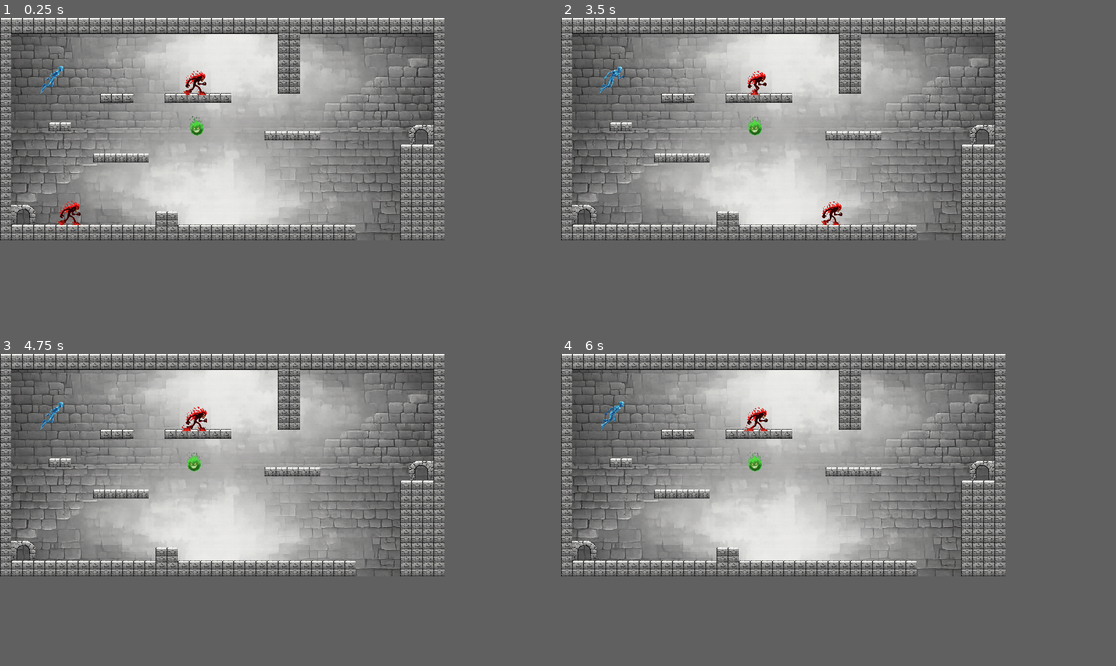
Above: before the commit, frames 1-4 (two rows, left to right).
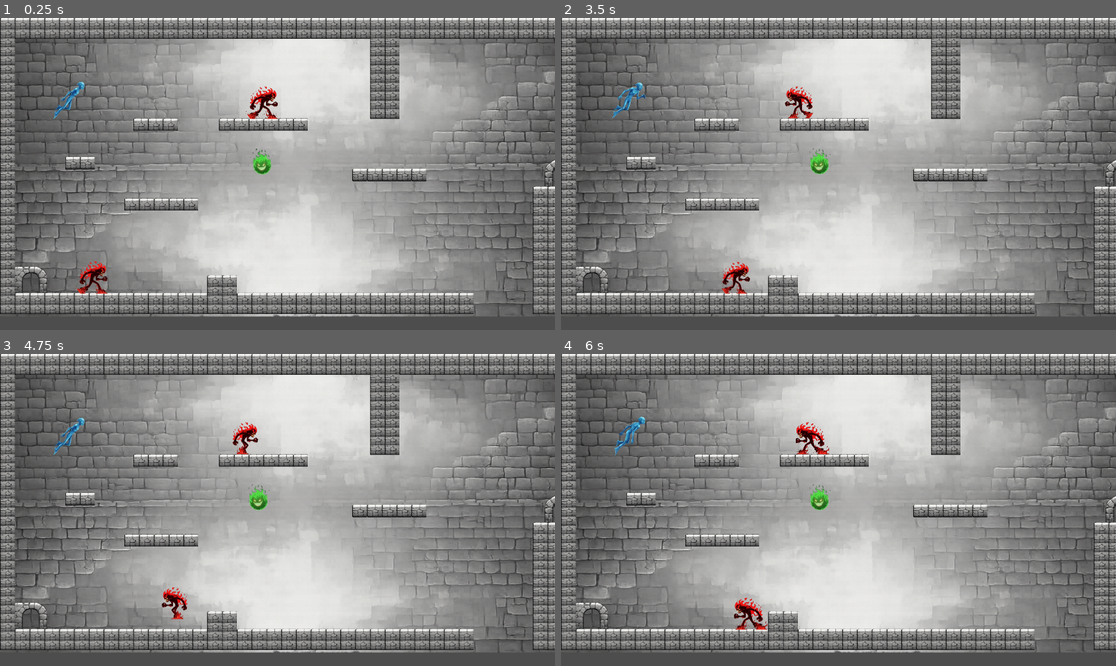
Above: after the commit, the same moments.

Repository: Luciosv/run-mask
Game: Godot game, scene res://scenes/nivel_1.tscn
Same seed, same stepped clock (60 frames per second), same inputs: the game is played once before the commit and once after it. The project has no main scene, so this scene is started directly.
Inputs:
- Up to frame 1 (0.25 s): no input
- Up to frame 2 (3.5 s): hold D (right) 0.53-2.03 s; tap K (blue_color, bound only after the commit) at 0.6, 2.3, 2.85 s; tap Space (jump) at 0.77, 1.52, 3.02 s; tap L (green_color, bound only after the commit) at 0.8, 1.35, 3.05 s; tap J (red_color, bound only after the commit) at 1.55, 2.1 s; hold A (left) 2.03-2.78 s; hold D (right) from 2.78 s (still down)
- Up to frame 3 (4.75 s): tap L (green_color, bound only after the commit) at 3.6 s; tap Space (jump) at 3.77, 4.52 s; tap J (red_color, bound only after the commit) at 3.8, 4.35 s; release D (right) at 4.28 s; hold A (left) from 4.28 s (still down); tap K (blue_color, bound only after the commit) at 4.55 s
- Up to frame 4 (6 s): release A (left) at 5.03 s; hold D (right) 5.03-5.78 s; tap K (blue_color, bound only after the commit) at 5.1 s; tap L (green_color, bound only after the commit) at 5.3, 5.85 s; hold A (left) from 5.78 s (still down)
In our replay, the window is 640x320 before the commit and 799x449 after it. These sizes can differ from the game's own. Grey fills any space a smaller window leaves; there, only what the larger window draws over its background counts as a difference.

The runs differ from the first frame. In frame 1, 70% of the frame differs, in the area x 0-100%, y 0-96%; in frame 2, 70%; in frame 3, 70%; in frame 4, 70%.

Commit message:
enemigo rojo funcionando

Diff:
--- a/project.godot
+++ b/project.godot
@@ -14,10 +14,14 @@
 config/features=PackedStringArray("4.6", "Mobile")
 config/icon="res://icon.svg"
 
+[autoload]
+
+Mask="*uid://5n5isa4idik5"
+
 [display]
 
-window/size/viewport_width=640
-window/size/viewport_height=320
+window/size/viewport_width=1920
+window/size/viewport_height=1080
 
 [input]
 
@@ -38,15 +42,18 @@
 }
 red_color={
 "deadzone": 0.2,
-"events": []
+"events": [Object(InputEventKey,"resource_local_to_scene":false,"resource_name":"","device":-1,"window_id":0,"alt_pressed":false,"shift_pressed":false,"ctrl_pressed":false,"meta_pressed":false,"pressed":false,"keycode":0,"physical_keycode":74,"key_label":0,"unicode":106,"location":0,"echo":false,"script":null)
+]
 }
 blue_color={
 "deadzone": 0.2,
-"events": []
+"events": [Object(InputEventKey,"resource_local_to_scene":false,"resource_name":"","device":-1,"window_id":0,"alt_pressed":false,"shift_pressed":false,"ctrl_pressed":false,"meta_pressed":false,"pressed":false,"keycode":0,"physical_keycode":75,"key_label":0,"unicode":107,"location":0,"echo":false,"script":null)
+]
 }
 green_color={
 "deadzone": 0.2,
-"events": []
+"events": [Object(InputEventKey,"resource_local_to_scene":false,"resource_name":"","device":-1,"window_id":0,"alt_pressed":false,"shift_pressed":false,"ctrl_pressed":false,"meta_pressed":false,"pressed":false,"keycode":0,"physical_keycode":76,"key_label":0,"unicode":108,"location":0,"echo":false,"script":null)
+]
 }
 
 [layer_names]
--- /dev/null
+++ b/scenes/Enemies/red_enemy.tscn
@@ -0,0 +1,66 @@
+[gd_scene format=3 uid="uid://dp20uee87x730"]
+
+[ext_resource type="Script" uid="uid://375e3qtr0yec" path="res://scripts/enemy/red_enemy.gd" id="1_b823v"]
+[ext_resource type="Texture2D" uid="uid://dslgcgopyg55a" path="res://art/Sprites/RedEnemy.png" id="1_bq8jh"]
+
+[sub_resource type="AtlasTexture" id="AtlasTexture_ag084"]
+atlas = ExtResource("1_bq8jh")
+region = Rect2(0, 0, 224, 225)
+
+[sub_resource type="AtlasTexture" id="AtlasTexture_31big"]
+atlas = ExtResource("1_bq8jh")
+region = Rect2(224, 0, 224, 225)
+
+[sub_resource type="AtlasTexture" id="AtlasTexture_yc8pd"]
+atlas = ExtResource("1_bq8jh")
+region = Rect2(448, 0, 224, 225)
+
+[sub_resource type="AtlasTexture" id="AtlasTexture_qm6nr"]
+atlas = ExtResource("1_bq8jh")
+region = Rect2(672, 0, 224, 225)
+
+[sub_resource type="AtlasTexture" id="AtlasTexture_r6w1h"]
+atlas = ExtResource("1_bq8jh")
+region = Rect2(896, 0, 224, 225)
+
+[sub_resource type="SpriteFrames" id="SpriteFrames_b823v"]
+animations = [{
+"frames": [{
+"duration": 1.0,
+"texture": SubResource("AtlasTexture_ag084")
+}, {
+"duration": 1.0,
+"texture": SubResource("AtlasTexture_31big")
+}, {
+"duration": 1.0,
+"texture": SubResource("AtlasTexture_yc8pd")
+}, {
+"duration": 1.0,
+"texture": SubResource("AtlasTexture_qm6nr")
+}, {
+"duration": 1.0,
+"texture": SubResource("AtlasTexture_r6w1h")
+}],
+"loop": true,
+"name": &"Walk",
+"speed": 5.0
+}]
+
+[sub_resource type="CapsuleShape2D" id="CapsuleShape2D_dn13x"]
+radius = 12.0
+height = 38.0
+
+[node name="RedEnemy" type="CharacterBody2D" unique_id=190207833]
+collision_layer = 2
+collision_mask = 5
+script = ExtResource("1_b823v")
+
+[node name="Sprite" type="AnimatedSprite2D" parent="." unique_id=1678906617]
+z_index = 1
+scale = Vector2(0.16517851, 0.1651785)
+sprite_frames = SubResource("SpriteFrames_b823v")
+animation = &"Walk"
+autoplay = "Walk"
+
+[node name="FloorCollision" type="CollisionShape2D" parent="." unique_id=353573449]
+shape = SubResource("CapsuleShape2D_dn13x")
--- a/scenes/nivel_1.tscn
+++ b/scenes/nivel_1.tscn
@@ -4,12 +4,12 @@
 [ext_resource type="Texture2D" uid="uid://okhyvt44jc76" path="res://art/Sprites/Block11.png" id="2_gq86h"]
 [ext_resource type="Texture2D" uid="uid://14fdmvel5nm5" path="res://art/Sprites/Arc.png" id="3_hrsa5"]
 [ext_resource type="Texture2D" uid="uid://bph6deinsjg5h" path="res://art/Sprites/WhatsApp Image 2026-01-30 at 20.17.51.jpeg" id="4_0pjdr"]
-[ext_resource type="Texture2D" uid="uid://dslgcgopyg55a" path="res://art/Sprites/RedEnemy.png" id="5_ag084"]
 [ext_resource type="Texture2D" uid="uid://d1qmsou4gsf8h" path="res://art/Sprites/BlueEnemyV.png" id="6_31big"]
 [ext_resource type="Texture2D" uid="uid://xoobtaohqwxa" path="res://art/Sprites/BlueEnemyIDLE.png" id="7_gnqo2"]
 [ext_resource type="Texture2D" uid="uid://c0iajnfc7u6hi" path="res://art/Sprites/BlueEnemyH.png" id="9_851hy"]
 [ext_resource type="Texture2D" uid="uid://cjfejhgapom6g" path="res://art/Sprites/Diseño sin título (9).png" id="10_31big"]
 [ext_resource type="PackedScene" uid="uid://bacgna3cdssj0" path="res://scenes/player/player.tscn" id="10_gnqo2"]
+[ext_resource type="PackedScene" uid="uid://dp20uee87x730" path="res://scenes/Enemies/red_enemy.tscn" id="10_vwgcu"]
 
 [sub_resource type="TileSetAtlasSource" id="TileSetAtlasSource_67o6f"]
 texture = ExtResource("1_5hr2l")
@@ -3041,49 +3041,6 @@
 [sub_resource type="TileSet" id="TileSet_yc8pd"]
 sources/0 = SubResource("TileSetAtlasSource_851hy")
 
-[sub_resource type="AtlasTexture" id="AtlasTexture_ag084"]
-atlas = ExtResource("5_ag084")
-region = Rect2(0, 0, 224, 225)
-
-[sub_resource type="AtlasTexture" id="AtlasTexture_31big"]
-atlas = ExtResource("5_ag084")
-region = Rect2(224, 0, 224, 225)
-
-[sub_resource type="AtlasTexture" id="AtlasTexture_yc8pd"]
-atlas = ExtResource("5_ag084")
-region = Rect2(448, 0, 224, 225)
-
-[sub_resource type="AtlasTexture" id="AtlasTexture_qm6nr"]
-atlas = ExtResource("5_ag084")
-region = Rect2(672, 0, 224, 225)
-
-[sub_resource type="AtlasTexture" id="AtlasTexture_r6w1h"]
-atlas = ExtResource("5_ag084")
-region = Rect2(896, 0, 224, 225)
-
-[sub_resource type="SpriteFrames" id="SpriteFrames_qx8k3"]
-animations = [{
-"frames": [{
-"duration": 1.0,
-"texture": SubResource("AtlasTexture_ag084")
-}, {
-"duration": 1.0,
-"texture": SubResource("AtlasTexture_31big")
-}, {
-"duration": 1.0,
-"texture": SubResource("AtlasTexture_yc8pd")
-}, {
-"duration": 1.0,
-"texture": SubResource("AtlasTexture_qm6nr")
-}, {
-"duration": 1.0,
-"texture": SubResource("AtlasTexture_r6w1h")
-}],
-"loop": true,
-"name": &"Walk",
-"speed": 5.0
-}]
-
 [sub_resource type="AtlasTexture" id="AtlasTexture_co0c6"]
 atlas = ExtResource("9_851hy")
 region = Rect2(0, 0, 615, 126)
@@ -3181,6 +3138,7 @@
 }]
 
 [node name="Nivel1" type="Node2D" unique_id=514241256]
+scale = Vector2(3.1999996, 3.1999996)
 
 [node name="Scene" type="Node2D" parent="." unique_id=1539172075]
 
@@ -3218,15 +3176,6 @@
 
 [node name="Animations" type="Node2D" parent="." unique_id=1607332355]
 z_index = 1
-
-[node name="Red" type="AnimatedSprite2D" parent="Animations" unique_id=215976010]
-z_index = 1
-position = Vector2(280.00003, 92)
-scale = Vector2(0.16517851, 0.1651785)
-sprite_frames = SubResource("SpriteFrames_qx8k3")
-animation = &"Walk"
-autoplay = "Walk"
-frame_progress = 0.6612537
 
 [node name="Blue" type="AnimatedSprite2D" parent="Animations" unique_id=1445807133]
 position = Vector2(74, 89.00001)
@@ -3248,3 +3197,6 @@
 position = Vector2(99, 268)
 wallJump = true
 inputPauseAfterWallJump = 0.033
+
+[node name="RedEnemy" parent="." unique_id=190207833 instance=ExtResource("10_vwgcu")]
+position = Vector2(283.12506, 90.62501)
--- a/scripts/autoloads/mask.gd
+++ b/scripts/autoloads/mask.gd
@@ -1,9 +1,27 @@
-extends Node
+class_name MaskManager extends Node
 
-enum Mask {
+enum ColorMask {
 	RED,
 	BLUE,
 	GREEN
 }
 
-var current_mask : Color
+signal changed_mask(mask:ColorMask)
+
+var current_mask : ColorMask
+
+
+func change_mask(mask : ColorMask):
+	current_mask = mask
+	changed_mask.emit(current_mask)
+
+
+func _process(_delta: float) -> void:
+	if Input.is_action_just_pressed("blue_color"):
+		change_mask(ColorMask.BLUE)
+
+	elif Input.is_action_just_pressed("red_color"):
+		change_mask(ColorMask.RED)
+
+	elif Input.is_action_just_pressed("green_color"):
+		change_mask(ColorMask.GREEN)
--- /dev/null
+++ b/scripts/enemy/enemy.gd
@@ -0,0 +1,12 @@
+class_name Enemy extends CharacterBody2D
+
+@export var color : MaskManager.ColorMask
+var can_move := false
+
+
+func _ready() -> void:
+	Mask.changed_mask.connect(_on_changed_mask)
+
+
+func _on_changed_mask(mask:MaskManager.ColorMask):
+	can_move = not mask == color
--- /dev/null
+++ b/scripts/enemy/red_enemy.gd
@@ -0,0 +1,31 @@
+extends Enemy
+
+
+@export var speed := 350
+
+var direction : int
+var timer := 0.0
+
+const change_direction_delay = 0.1
+
+@onready var sprite: AnimatedSprite2D = $Sprite
+
+
+func _ready() -> void:
+	super._ready()
+	var directions = [-1,1]
+	direction = directions.pick_random()
+
+
+func _physics_process(delta: float) -> void:
+	if not can_move : return
+
+	if not is_on_floor() and timer > change_direction_delay:
+		direction *= -1
+		sprite.flip_h = direction < 0
+		timer = 0.0
+
+	timer += delta
+
+	velocity = Vector2.RIGHT * direction * speed
+	move_and_slide()
Not shown, added: scripts/enemy/enemy.gd.uid
Not shown, added: scripts/enemy/red_enemy.gd.uid
